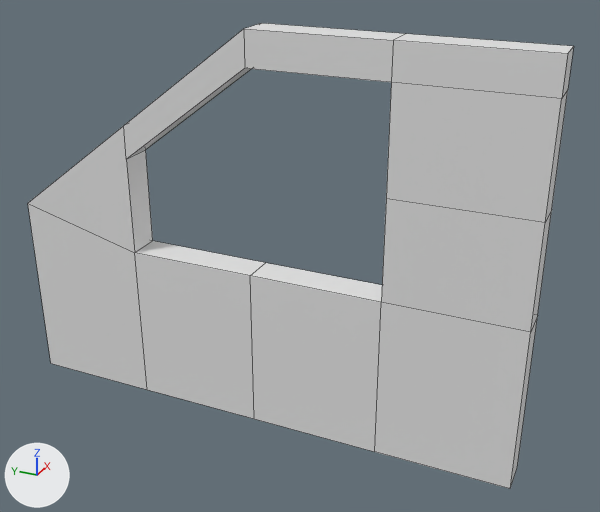
An edit to the Blender file Assets/Meshes/SM_Basic_Wall_Window_Eaves_3x4x0.25.blend, drawn before and after from the same camera.
Rendered twice from a 50 mm camera at (-4.81, -0.56, 3.89) aimed at (0.21, 1.7, 1.38). Lighting does not change. The marker at lower left points along +X, +Y and +Z. Mesh edges are drawn as thin lines.

Names of what the first picture shows: 'SM_Basic_Wall_Window_Eaves_3x4x0.25'.
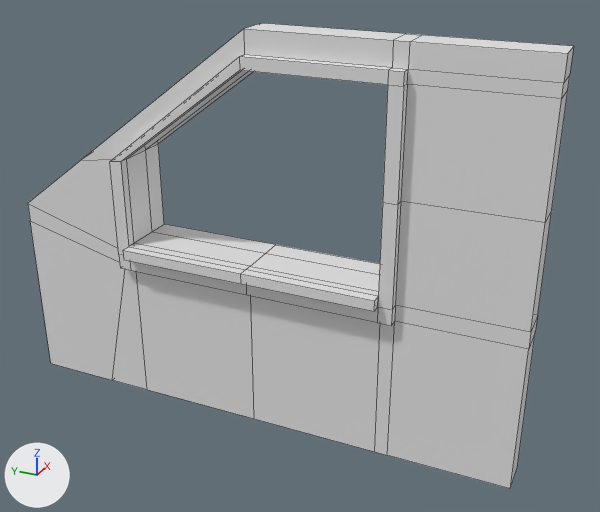
Pixel boxes (x1, y1, x2, y2) of what changed, in the pictures (600 x 512 px):
part 1 of me_sm_basic_wall_window_eaves_3x4x0_25, built on: (28, 34, 570, 456) in both

The change, as a diff of the scene's bpy script:
```diff
--- a/Assets/Meshes/SM_Basic_Wall_Window_Eaves_3x4x0.25.blend.py
+++ b/Assets/Meshes/SM_Basic_Wall_Window_Eaves_3x4x0.25.blend.py
@@ me_sm_basic_wall_window_eaves_3x4x0_25 @@
 # used by ob_sm_basic_wall_window_eaves_3x4x0_25; location = (0.0, 0.0, 0.0)
-me_sm_basic_wall_window_eaves_3x4x0_25.from_pydata(...)  # 40 vertices, 40 faces; spans x 0.0..0.25, y 0.0..4.0, z 0.0..3.0
+me_sm_basic_wall_window_eaves_3x4x0_25.from_pydata(...)  # 166 vertices, 166 faces; spans x -0.14..0.42, y 0.0..4.0, z 0.0..3.0
+# me_sm_basic_wall_window_eaves_3x4x0_25 part 1
+# 1 vertex is removed from x 0.25, y 2.0, z 1.25
+# 29 faces are deleted
+# 1 vertex moves from x 0.0, y 3.0, z 2.25 to x 0.0, y 3.42, z 1.94
+# 32 vertices are added at x -0.07..0.42, y 0.9..4.0, z 0.0..2.75
+# 10 new vertices lie (0.0, 0.9, 0.0) away from vertices in x 0.0..0.25, y 0.0, z 0.0..3.0
+# 11 new vertices lie (0.17, 0.0, 0.0) away from vertices in x 0.25, y 0.9..3.0, z 1.25..2.75
+# 12 new vertices lie (0.0, 0.0, 0.09) away from vertices in x 0.0..0.42, y 0.0..3.0, z 2.0..2.75
+# 10 new vertices lie (0.0, 0.0, 1.12) away from vertices in x 0.0..0.25, y 0.0..3.0, z 0.0
+# 10 new vertices lie (-0.07, 0.0, 0.0) away from vertices in x 0.0, y 0.9..3.0, z 1.25..2.84
+# 12 new vertices lie (0.0, 0.0, 0.08) away from vertices in x -0.07..0.42, y 1.0..3.0, z 1.25
+# 7 new vertices lie (0.0, 0.0, -0.13) away from vertices in x -0.07..0.42, y 0.9..3.0, z 1.25
+# 7 new vertices lie (0.0, 1.0, 0.0) away from vertices in x -0.07..0.42, y 1.0, z 1.12..1.33
+# 6 new vertices lie (-0.07, 0.0, 0.0) away from vertices in x -0.07, y 1.0..3.0, z 1.25..1.33
+# 5 new vertices lie (0.0, 0.1, 0.0) away from vertices in x -0.07..0.25, y 0.9, z 1.12..2.84
+# 5 new vertices lie (0.0, 1.0, 0.0) away from vertices in x -0.07..0.25, y 1.0, z 1.12..2.84
+# 155 new faces join them
```
